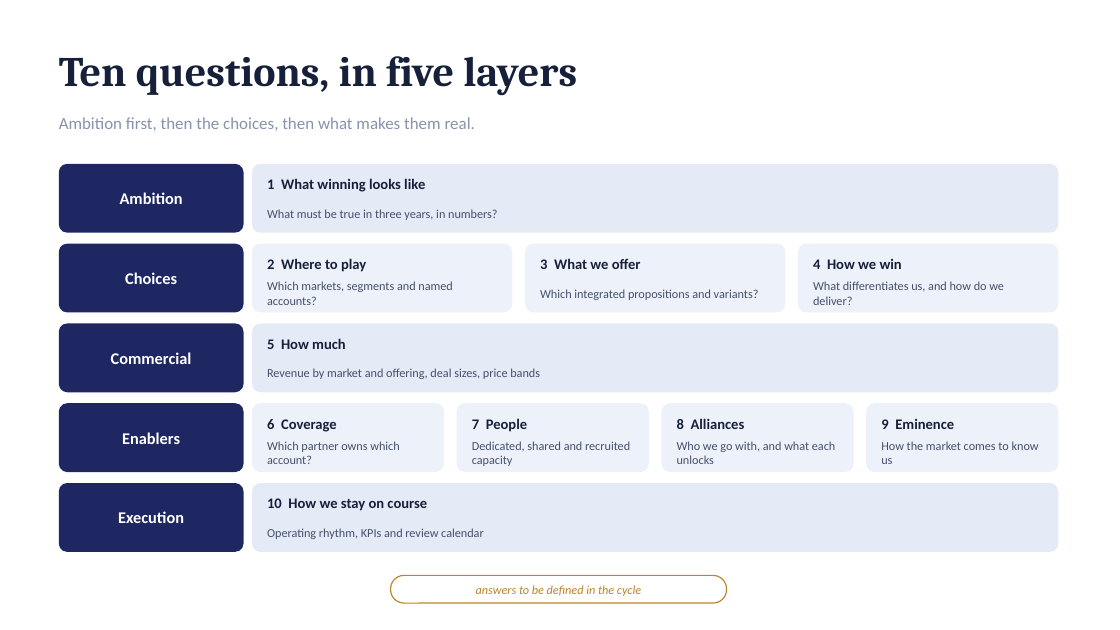
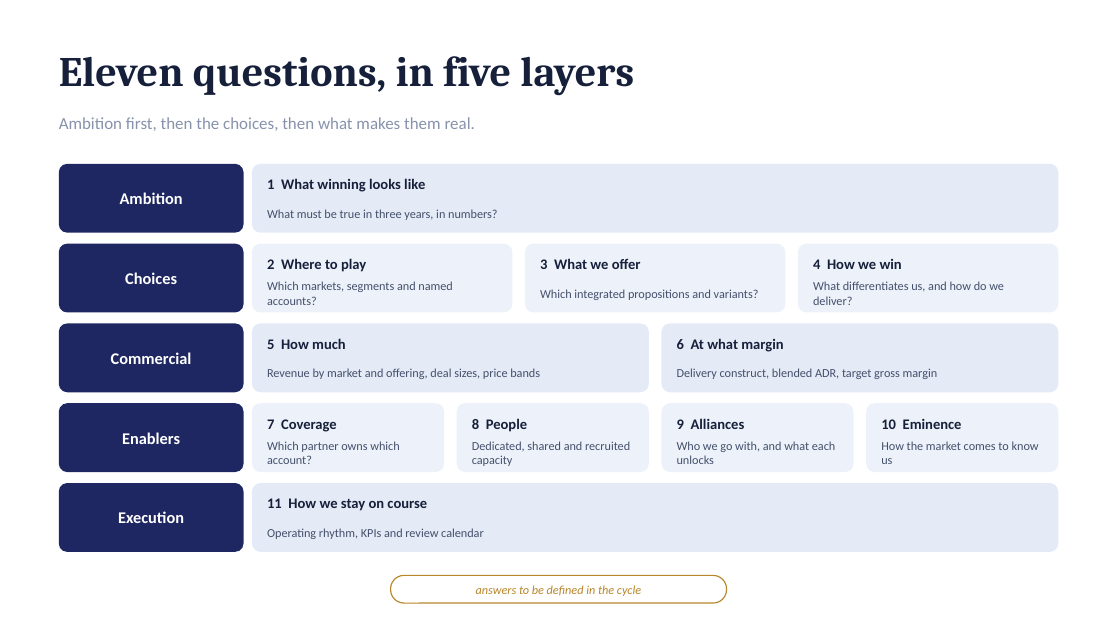
Before and after one commit to dhajjar-cyber/bae, a slide deck: slide 4 of FSI strategy/EAIND-FSI-Strategy-Development-Plan.pptx. Drawn at 1120x630 pixels with LibreOffice and Linux fonts; fonts in the diff are those of the drawing. Boxes give left, top, right and bottom in pixels: in the first picture for what was removed or moved away, otherwise in the second. Text is boxed around its words. In the diff, an @@ line names an element or a change of style, - is before the commit and + after.

```diff
--- a/FSI strategy/EAIND-FSI-Strategy-Development-Plan.pptx
+++ b/FSI strategy/EAIND-FSI-Strategy-Development-Plan.pptx
@@ text at (59,56,634,96): text changed @@
-Ten questions, in five layers
+Eleven questions, in five layers
@@ rounded rectangle: place and size @@
-rounded rectangle at (252,323,1059,392)
+rounded rectangle at (252,323,649,392)
@@ rounded rectangle added at (662,323,1059,392), fill #E4EBF7 @@
@@ text added at (677,338,783,352), 12.5 pt, text #16203A, bold @@
+6 At what margin
@@ text added at (677,368,938,379), 10.5 pt, text #44506B @@
+Delivery construct, blended ADR, target gross margin
@@ text at (267,419,337,432): text changed @@
-6 Coverage
+7 Coverage
@@ text at (472,418,527,432): text changed @@
-7 People
+8 People
@@ text at (677,418,745,429): text changed @@
-8 Alliances
+9 Alliances
@@ text at (881,419,962,429): text changed @@
-9 Eminence
+10 Eminence
@@ text at (267,498,427,511): text changed @@
-10 How we stay on course
+11 How we stay on course
```
Also in this commit, not shown: 4 other slides changed, 2 slides added, 2 other files.
